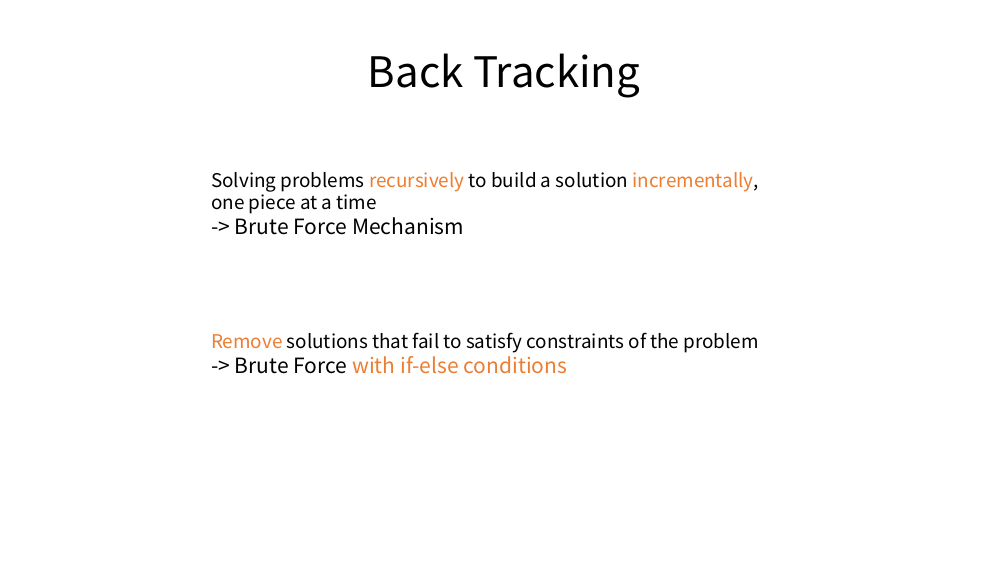
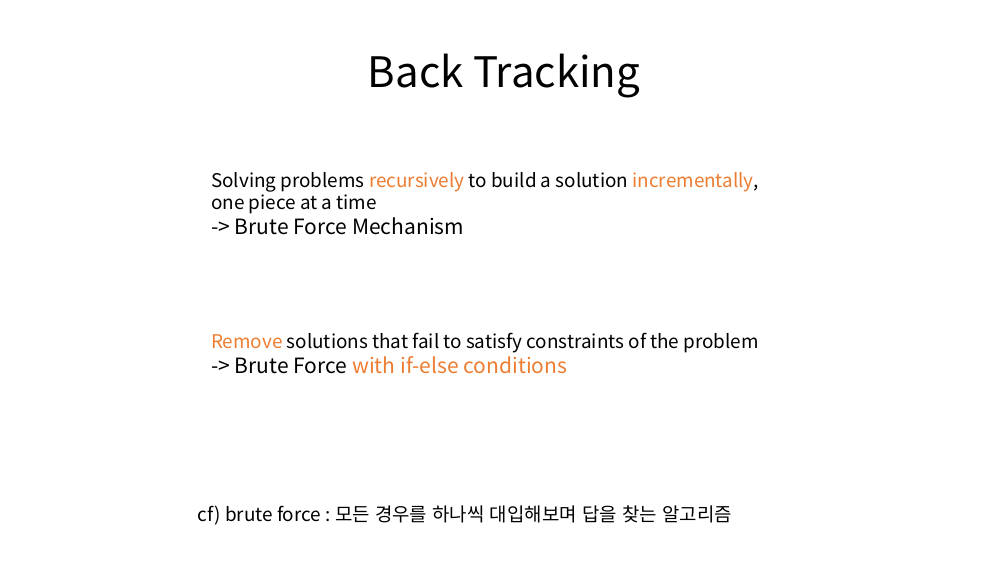
Before and after one commit to Boksam/MyPersonalStudy, a slide deck: slide 8 of Algorithm/1. 백트래킹.pptx (slide 7 before the commit). Drawn at 1008x567 pixels with LibreOffice and Linux fonts; fonts in the diff are those of the drawing. Boxes give left, top, right and bottom in pixels: in the first picture for what was removed or moved away, otherwise in the second. Text is boxed around its words. In the diff, an @@ line names an element or a change of style, - is before the commit and + after.

```diff
--- a/Algorithm/1. 백트래킹.pptx
+++ b/Algorithm/1. 백트래킹.pptx
@@ text added at (198, 505, 732, 525), 18 pt, text #000000 @@
+cf) brute force : 모든 경우를 하나씩 대입해보며 답을 찾는 알고리즘
```
Also in this commit, not shown: 1 other slide changed, 3 slides added, 2 slides removed, 9 other files.
